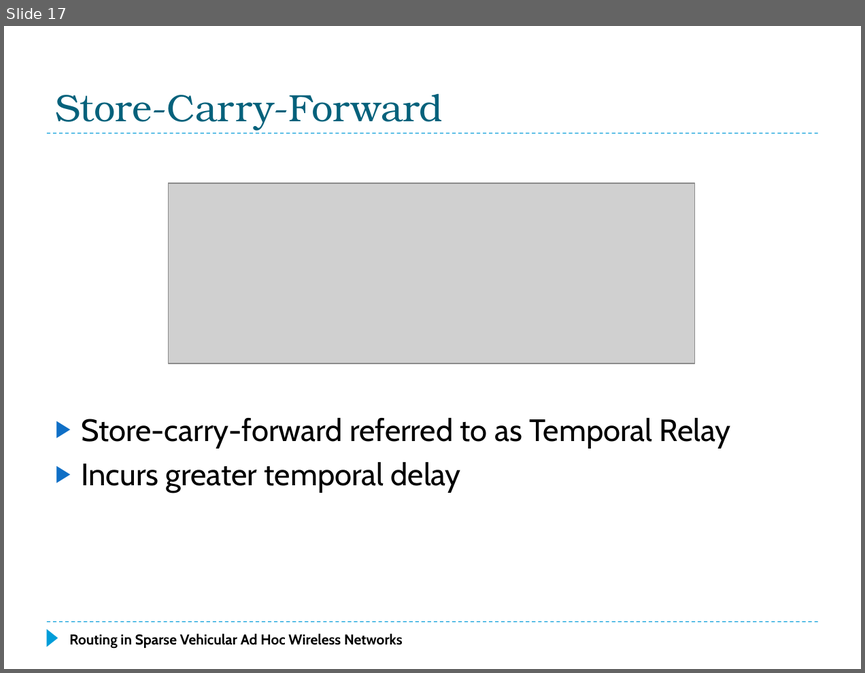
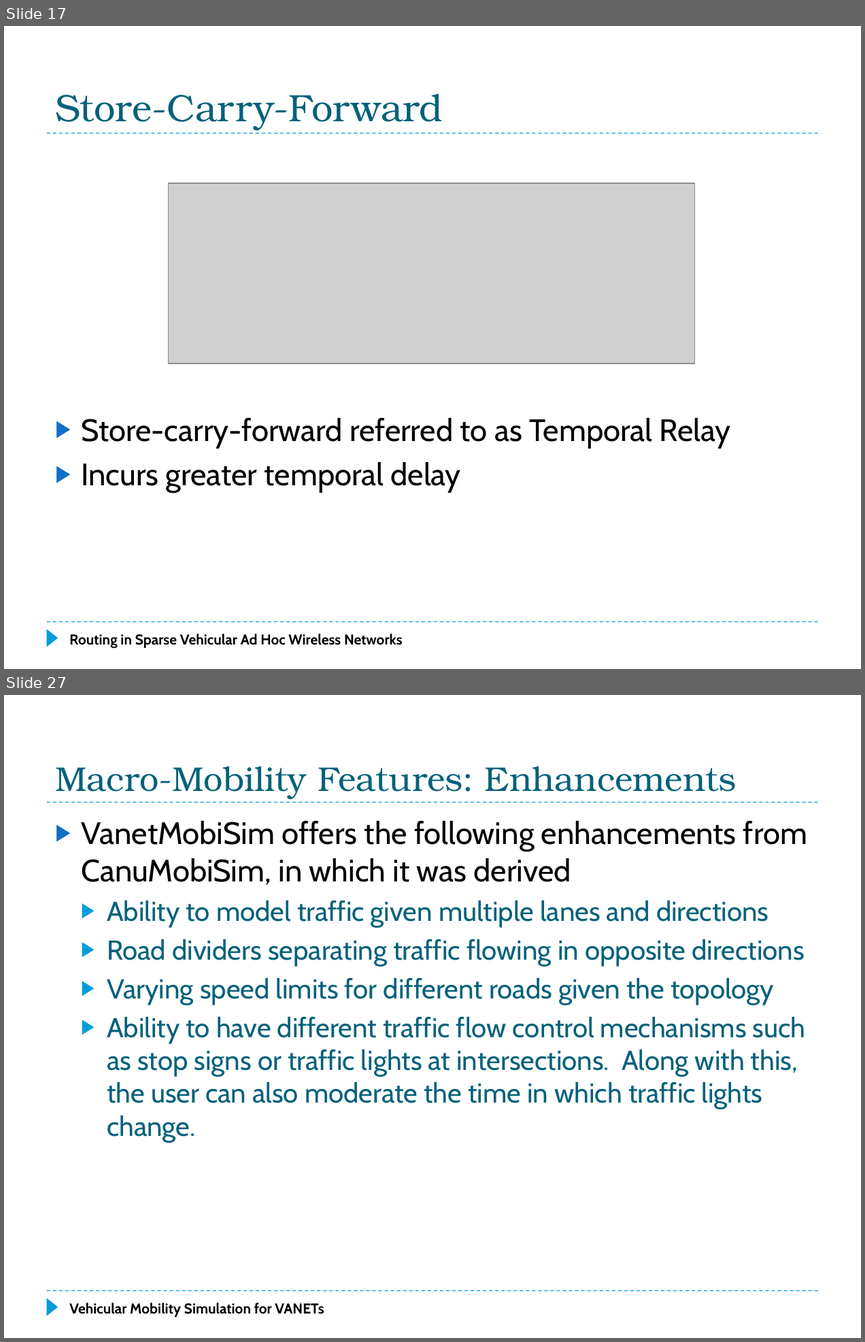
Before and after one commit to f33losopher/EEMaster_VANET, a slide deck: VANET_Felix.pptx. Shown one above the other, each under a label of ours: slide 17 before the commit, slides 17 and 27 after it; the slides between them are not shown. The pictures are 865x673 and 865x1342 pixels, drawn with LibreOffice and Linux fonts; fonts in the diff are those of the drawing; grey boxes stand for pictures. Boxes give left, top, right and bottom in pixels: in the first picture for what was removed or moved away, otherwise in the second. Text is boxed around its words. In the diff, an @@ line names an element or a change of style, - is before the commit and + after.

```diff
--- a/VANET_Felix.pptx
+++ b/VANET_Felix.pptx
@@ slide 27 added at (4, 695, 861, 1338), background #FFFFFF; not listed: 3 template elements that a slide beside it also shows @@
@@ title added at (55, 766, 736, 798), 28.8 pt, text #04617B @@
+Macro-Mobility Features: Enhancements
@@ text added at (81, 821, 807, 1142), 23 pt, text #04617B @@
+▶ VanetMobiSim offers the following enhancements from CanuMobiSim, in which it was derived
+  ▶ Ability to model traffic given multiple lanes and directions
+  ▶ Road dividers separating traffic flowing in opposite directions
+  ▶ Varying speed limits for different roads given the topology
+  ▶ Ability to have different traffic flow control mechanisms such as stop signs or traffic lights at intersections. Along with this, the user can also moderate the time in which traffic lights change.
@@ text added at (69, 1302, 324, 1317), 12 pt, text #000000, bold @@
+Vehicular Mobility Simulation for VANETs
```
Also in this commit, not shown: 1 slide changed, 10 other slides added, 7 slides removed, 1 other file.
